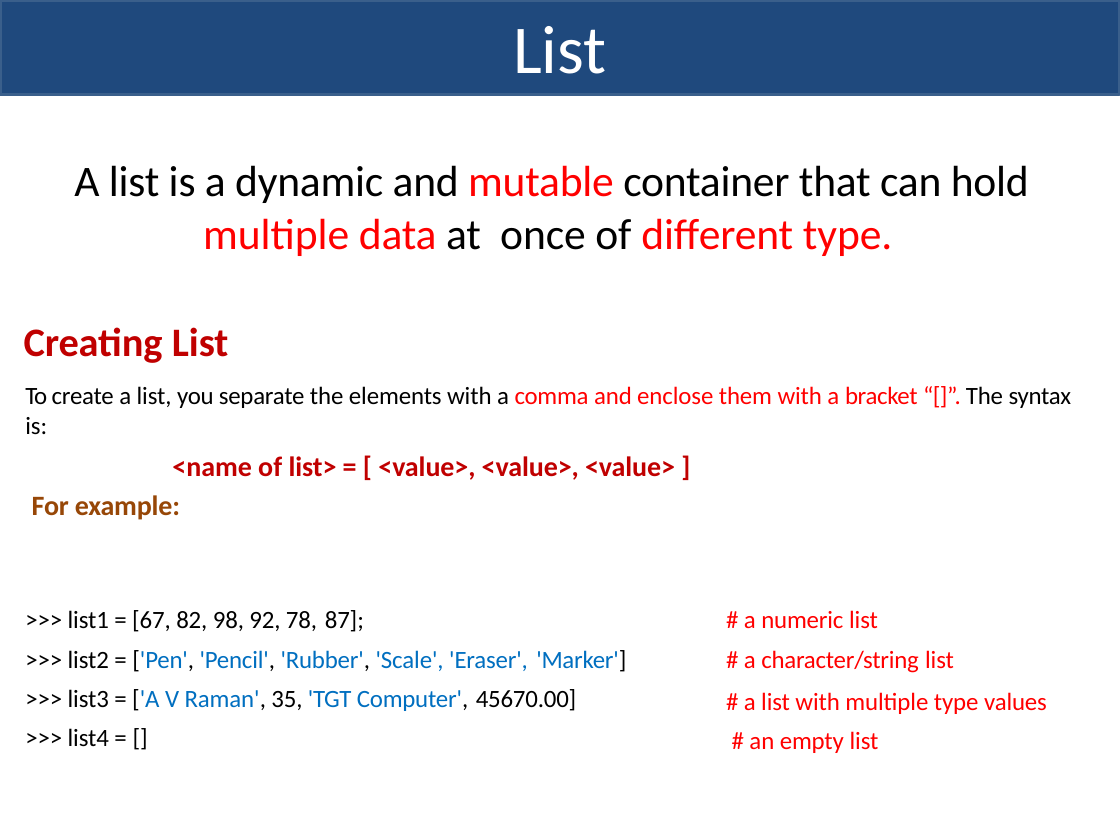
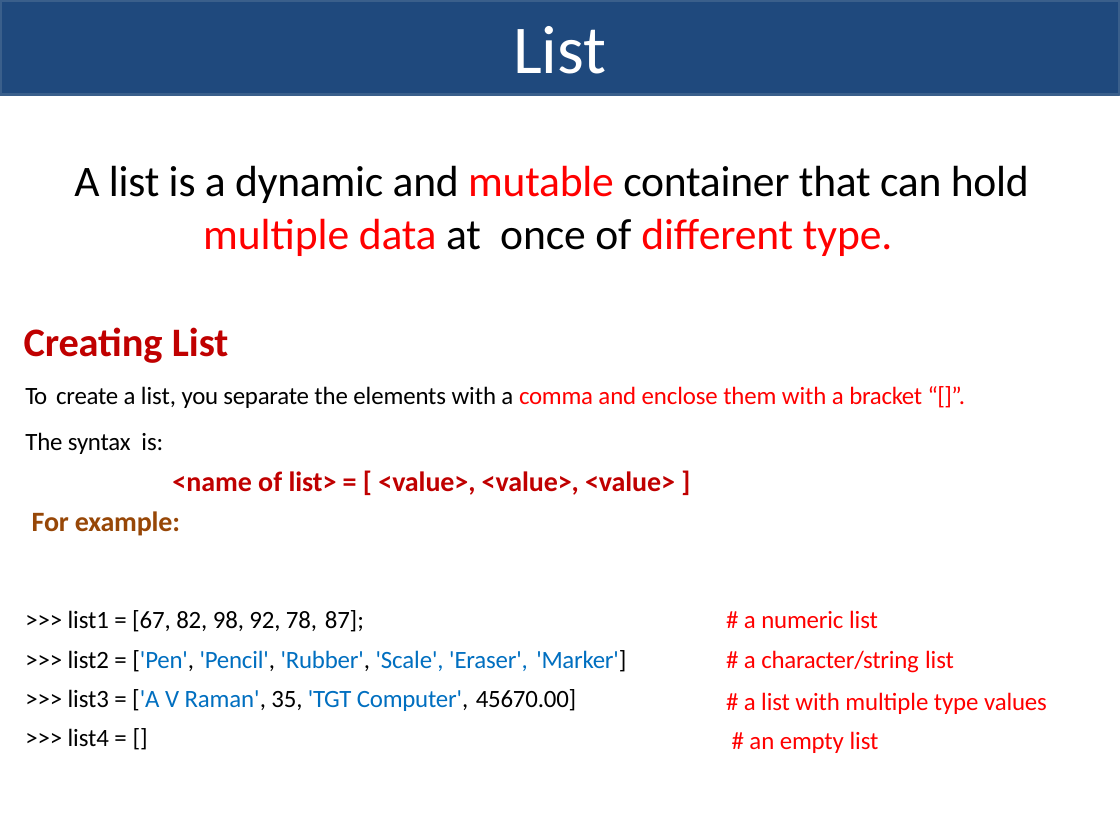
Before and after one commit to davcpscn/XI, a slide deck: slide 1 of Presentations/Lists.pptx. Drawn at 1120x840 pixels with LibreOffice and Linux fonts; fonts in the diff are those of the drawing. Boxes give left, top, right and bottom in pixels: in the first picture for what was removed or moved away, otherwise in the second. Text is boxed around its words. In the diff, an @@ line names an element or a change of style, - is before the commit and + after.

Commit message:
Python List ppt and Assignment

```diff
--- a/Presentations/Lists.pptx
+++ b/Presentations/Lists.pptx
@@ text at (25,386,922,454): text changed @@
-To create a list, you separate the elements with a comma and enclose them with a bracket “[]”. The syntax is:
+To create a list, you separate the elements with a comma and enclose them with a bracket “[]”.
+The syntax is:
```
Also in this commit, not shown: 8 other slides changed, 2 slides added, 1 slide removed, 3 other files.
